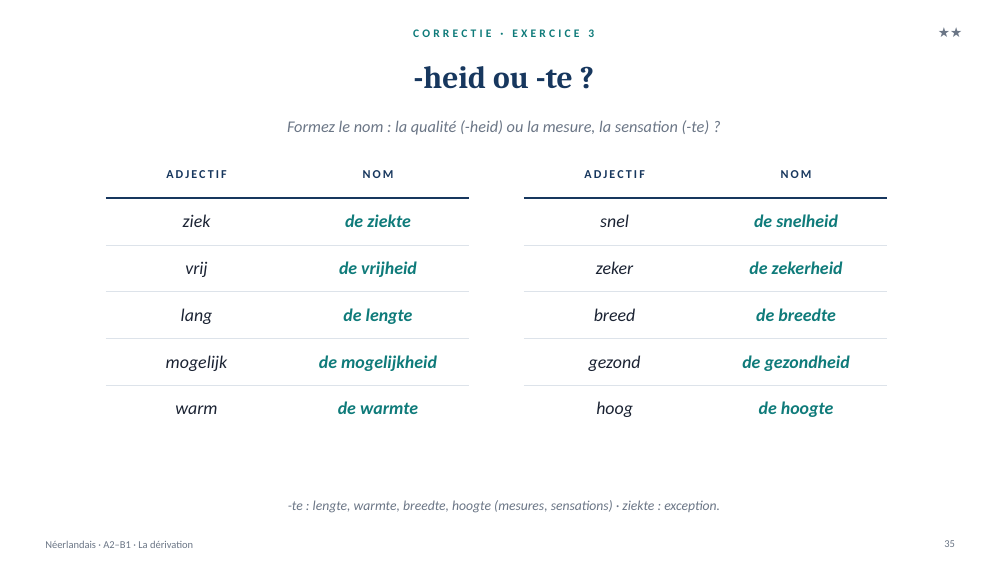
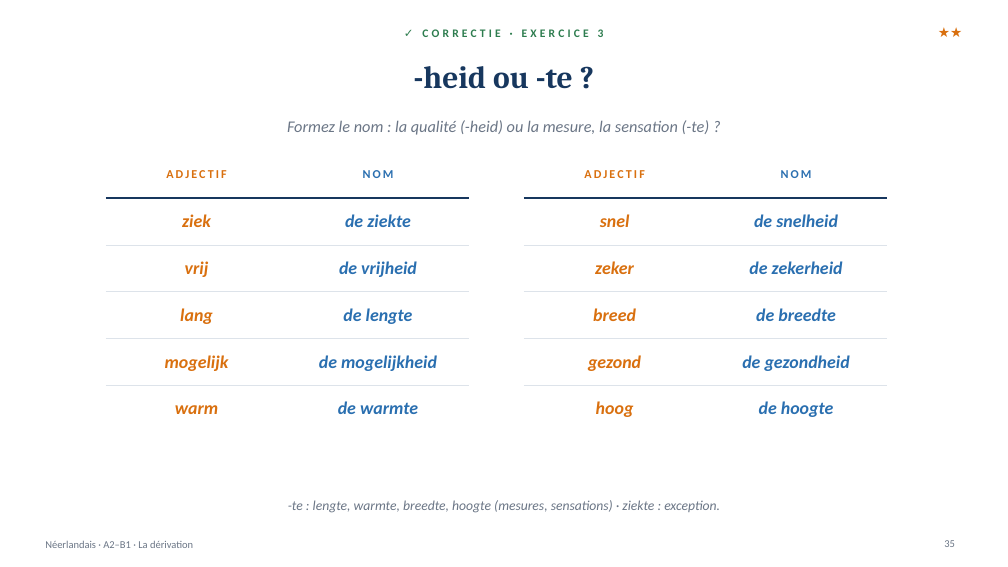
Before and after one commit to ajouniaux/talenleren, a slide deck: slide 35 of neerlandais1/powerpoints/Afleiding_La_derivation.pptx. Drawn at 1008x567 pixels with LibreOffice and Linux fonts; fonts in the diff are those of the drawing. Boxes give left, top, right and bottom in pixels: in the first picture for what was removed or moved away, otherwise in the second. Text is boxed around its words. In the diff, an @@ line names an element or a change of style, - is before the commit and + after.

```diff
--- a/neerlandais1/powerpoints/Afleiding_La_derivation.pptx
+++ b/neerlandais1/powerpoints/Afleiding_La_derivation.pptx
@@ text at (x1=422, y1=29, x2=604, y2=37): text changed; text colour #0F7B7A to #2E7D4F @@
-CORRECTIE · EXERCICE 3
+✓ CORRECTIE · EXERCICE 3
@@ text "★★" at (x1=862, y1=21, x2=963, y2=44): text colour #6B7686 to #D9700F @@
@@ table at (x1=106, y1=151, x2=469, y2=418) @@
@@ text colour #17375E to #D9700F in "ADJECTIF" @@
@@ text colour #17375E to #2A6FB0 in "NOM" @@
@@ text colour #1B2333 to #D9700F, bold on in "ziek", "vrij", "lang", "mogelijk" and 1 more places @@
@@ text colour #0F7B7A to #2A6FB0 in "de ziekte", "de vrijheid", "de lengte", "de mogelijkheid" and 1 more places @@
@@ table at (x1=524, y1=151, x2=887, y2=421) @@
@@ text colour #17375E to #D9700F in "ADJECTIF" @@
@@ text colour #17375E to #2A6FB0 in "NOM" @@
@@ text colour #1B2333 to #D9700F, bold on in "snel", "zeker", "breed", "gezond" and 1 more places @@
@@ text colour #0F7B7A to #2A6FB0 in "de snelheid", "de zekerheid", "de breedte", "de gezondheid" and 1 more places @@
```
Also in this commit, not shown: 53 other slides changed, 3 other files.
